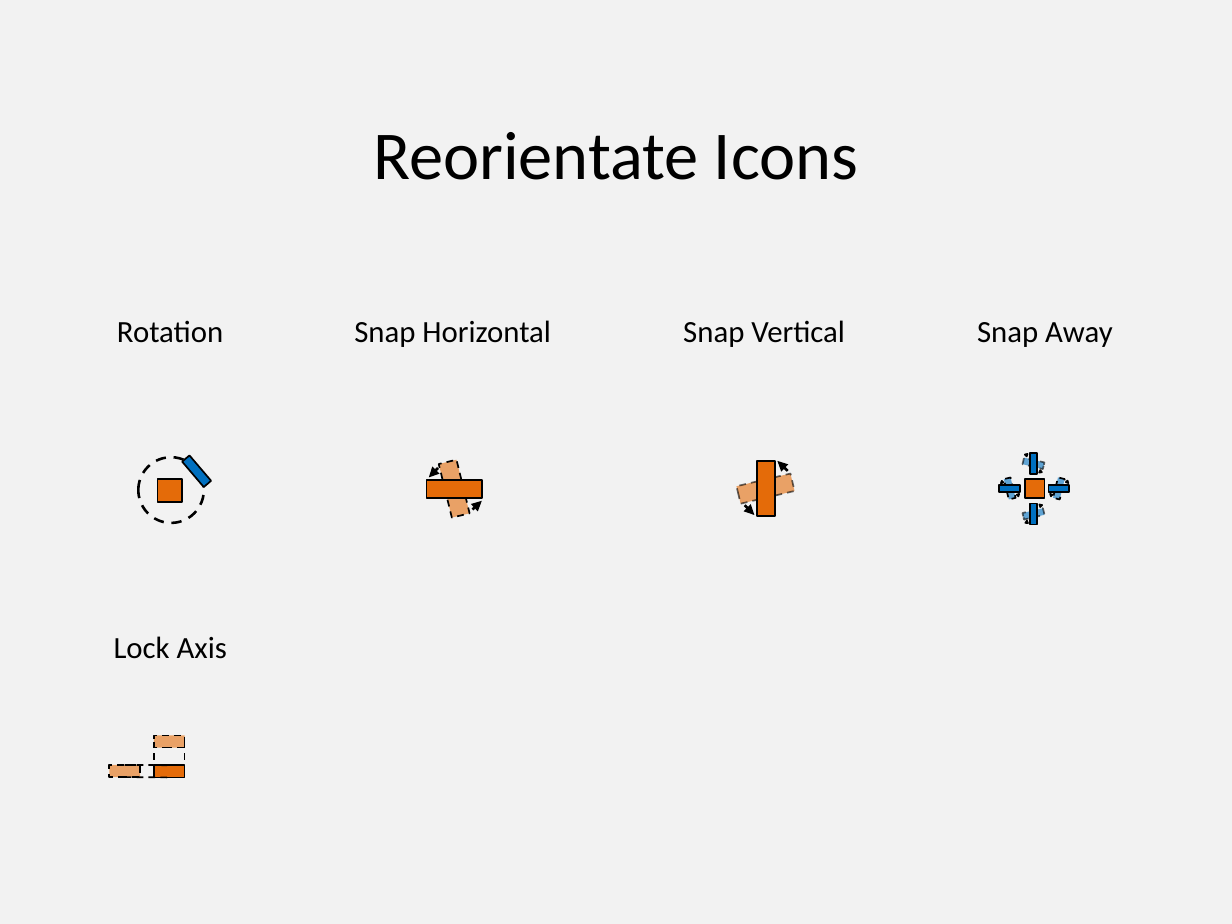
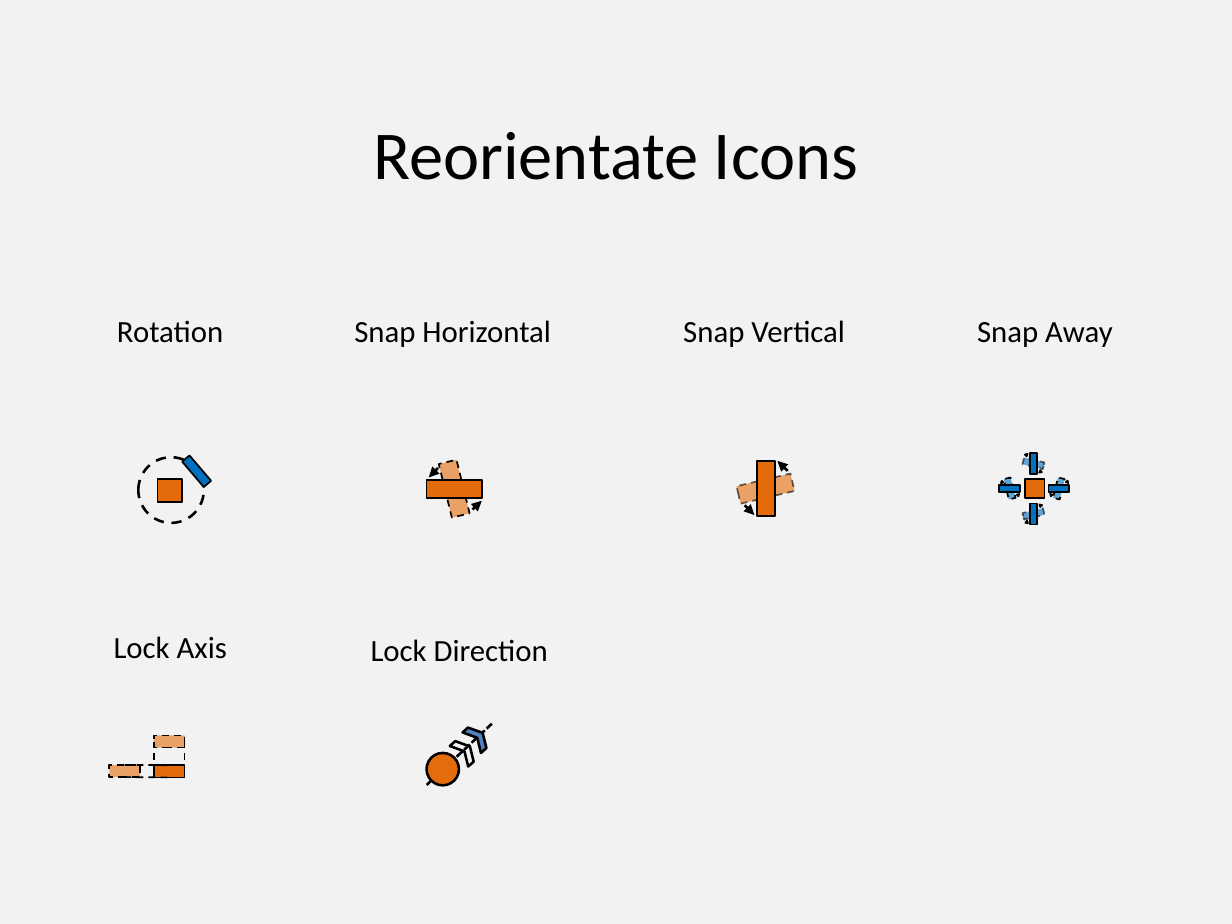
Before and after one commit to PowerPointLabs/PowerPointLabs, a slide deck: slide 6 of doc/Icons-PositionsLab.pptx. Drawn at 1232x924 pixels with LibreOffice and Linux fonts; fonts in the diff are those of the drawing. Boxes give left, top, right and bottom in pixels: in the first picture for what was removed or moved away, otherwise in the second. Text is boxed around its words. In the diff, an @@ line names an element or a change of style, - is before the commit and + after.

Commit message:
#1000 Add lock direction feature

```diff
--- a/doc/Icons-PositionsLab.pptx
+++ b/doc/Icons-PositionsLab.pptx
@@ text added at [371,639,548,662], 18 pt, text #000000 @@
+Lock Direction
@@ group added at [426,723,492,785]: 2 chevrons, 1 line, 1 ellipse @@
```
Also in this commit, not shown: 6 other files.
